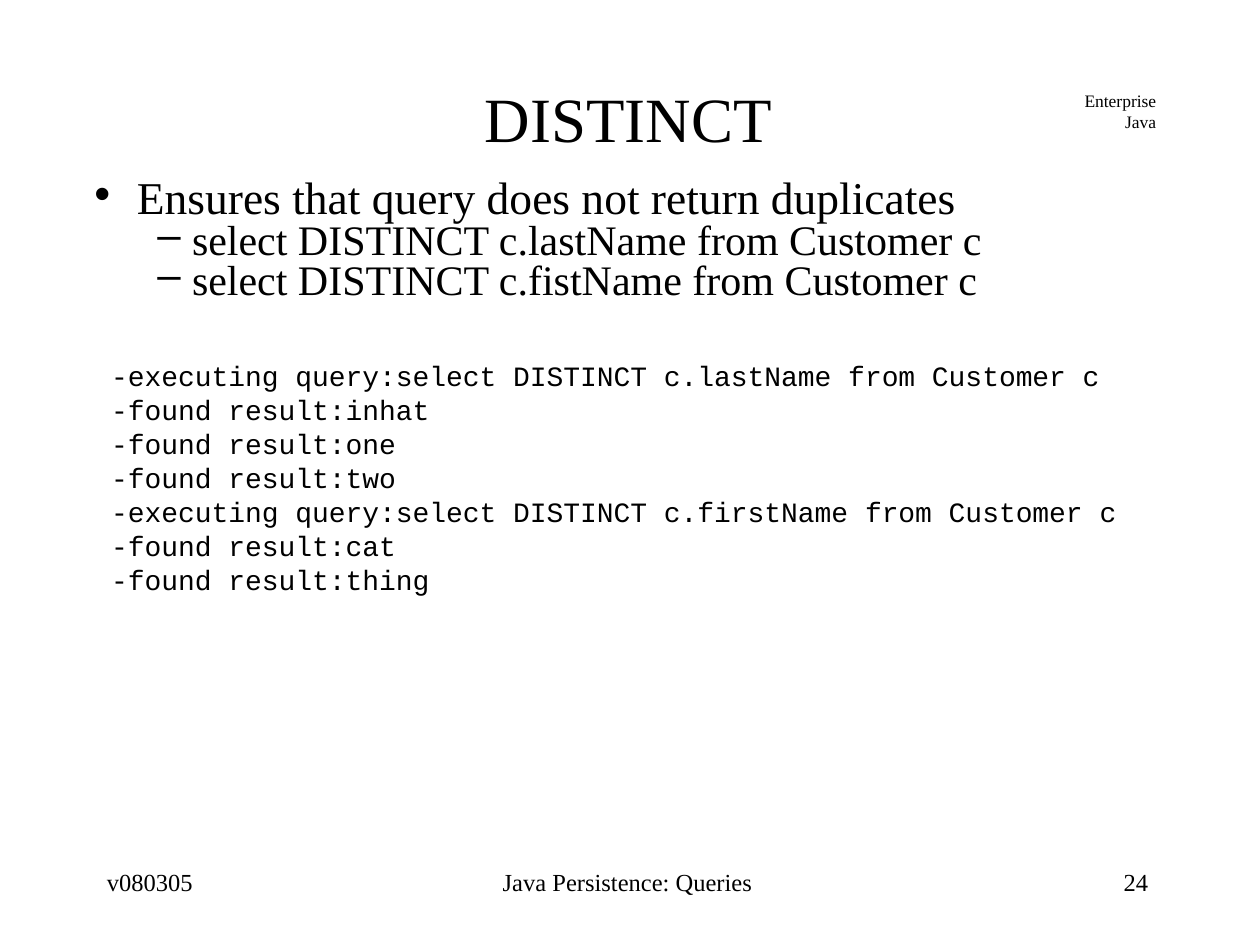
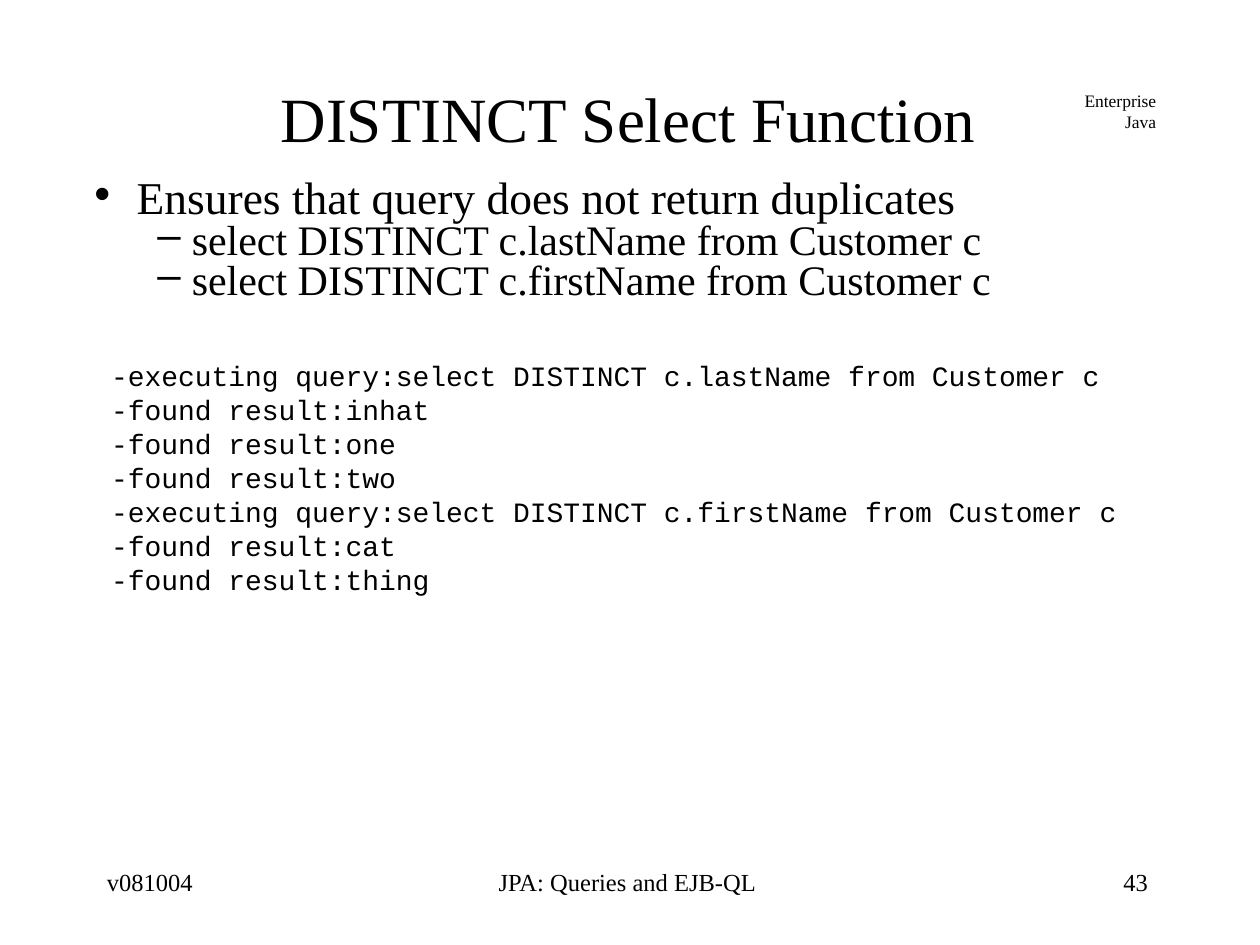
Before and after one commit to jcstaff/ejava-javaee, a slide deck: slide 43 of ormEJBQL/src/site/resources/lectures/ormEJBQL.ppt (slide 24 before the commit). Drawn at 1260x945 pixels with LibreOffice and Linux fonts; fonts in the diff are those of the drawing. Boxes give left, top, right and bottom in pixels: in the first picture for what was removed or moved away, otherwise in the second. Text is boxed around its words. In the diff, an @@ line names an element or a change of style, - is before the commit and + after.

```diff
--- a/ormEJBQL/src/site/resources/lectures/ormEJBQL.ppt
+++ b/ormEJBQL/src/site/resources/lectures/ormEJBQL.ppt
@@ title at bbox=[281, 98, 975, 143]: text changed @@
-DISTINCT
+DISTINCT Select Function
@@ text at bbox=[192, 265, 991, 296]: text changed @@
-  – select DISTINCT c.fistName from Customer c
+  – select DISTINCT c.firstName from Customer c
@@ text at bbox=[107, 874, 193, 892]: text changed @@
-v080305
+v081004
@@ text at bbox=[499, 874, 756, 895]: text changed @@
-Java Persistence: Queries
+JPA: Queries and EJB-QL
@@ page number at bbox=[1123, 874, 1148, 892]: text changed @@
-24
+43
```
Also in this commit, not shown: 32 other slides changed, 21 slides added, 6 other files.
